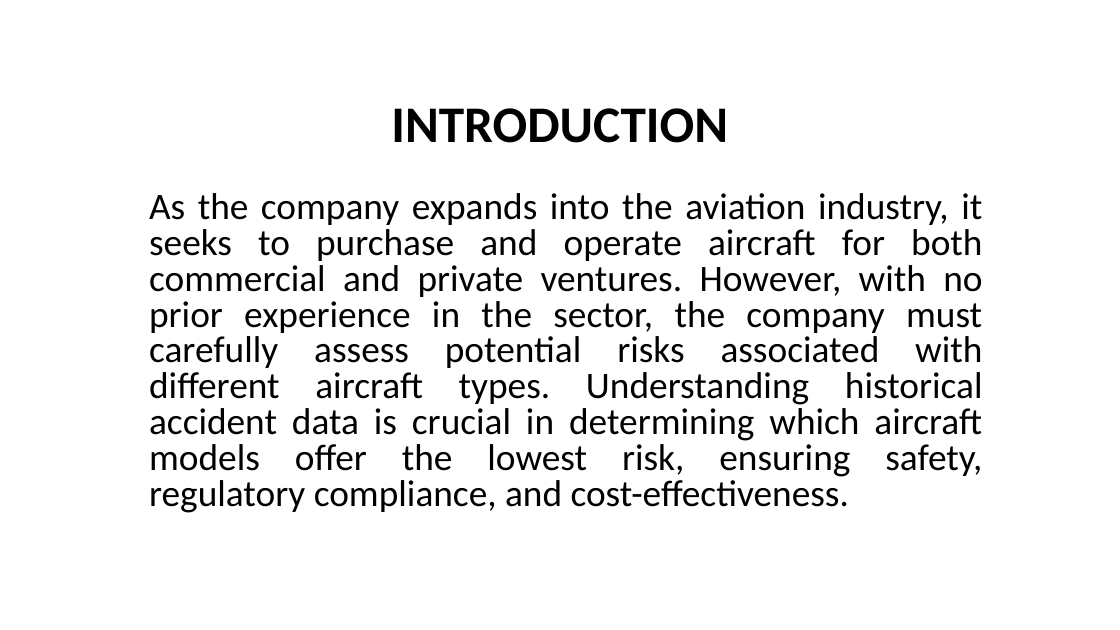
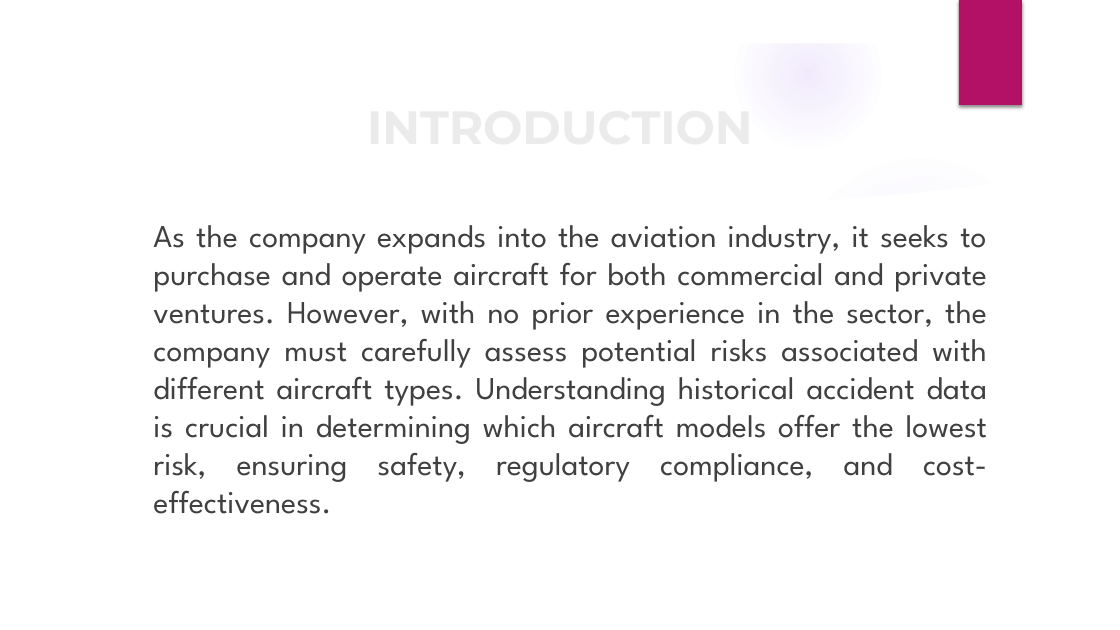
Before and after one commit to rurigi-waweru/dsfpt10-p1-dsc-phase-1-project, a slide deck: slide 2 of project-files/Aviation-Accident-Analysis.pptx. Drawn at 1120x630 pixels with LibreOffice and Linux fonts; fonts in the diff are those of the drawing; background and template pictures are left out. Boxes give left, top, right and bottom in pixels: in the first picture for what was removed or moved away, otherwise in the second. Text is boxed around its words. In the diff, an @@ line names an element or a change of style, - is before the commit and + after.

```diff
--- a/project-files/Aviation-Accident-Analysis.pptx
+++ b/project-files/Aviation-Accident-Analysis.pptx
@@ group added at (x1=0, y1=0, x2=1120, y2=630): 4 ellipses, 3 freeform shapes @@
@@ rectangle added at (x1=959, y1=0, x2=1022, y2=105), fill #B31166 @@
@@ title "INTRODUCTION" at (x1=77, y1=65, x2=1044, y2=187): size 44 to 40 pt, font Calibri to Montserrat, text colour #000000 to #EBEBEB; line spacing 0.9 to 1 @@
@@ text "As the company expands into ..." moved from (x1=149, y1=193, x2=983, y2=513) to (x1=153, y1=225, x2=987, y2=514) @@
@@ text "As the company expands into ..." at (x1=153, y1=225, x2=987, y2=514): size 32 to 27.2 pt, font Calibri to League Spartan, text colour #000000 to #404040; line spacing 0.8 to 1 @@
```
Also in this commit, not shown: 3 other slides changed, 9 slides added, 1 slide removed, 6 other files.
